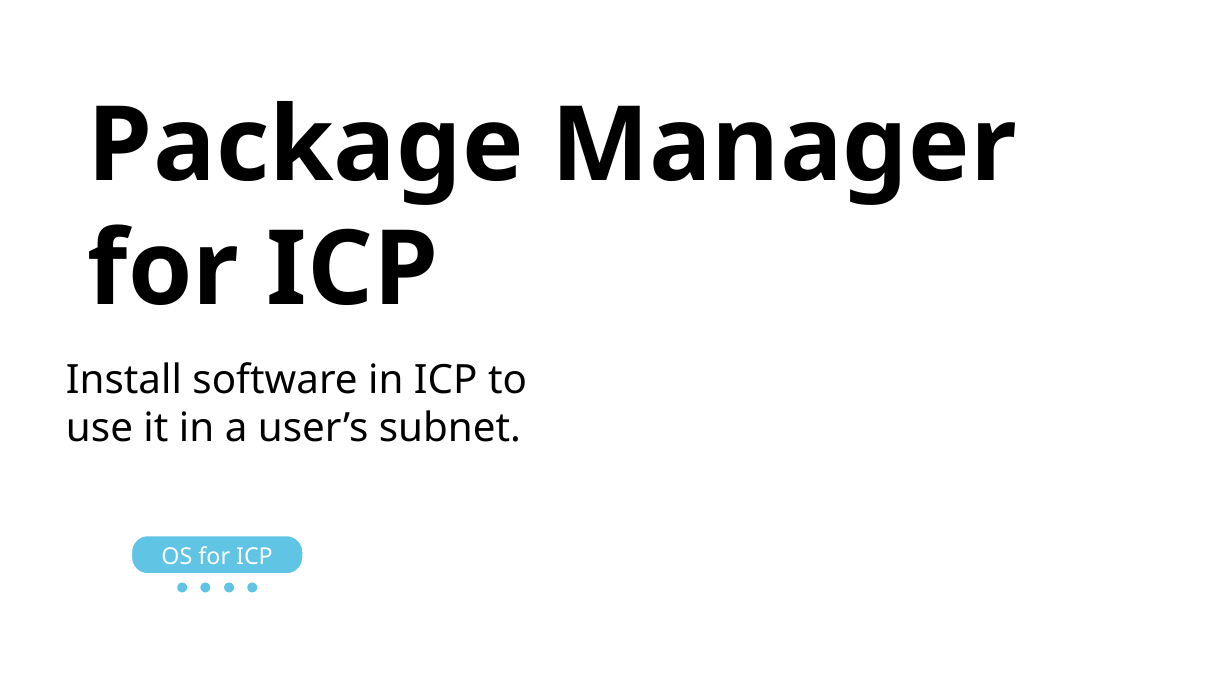
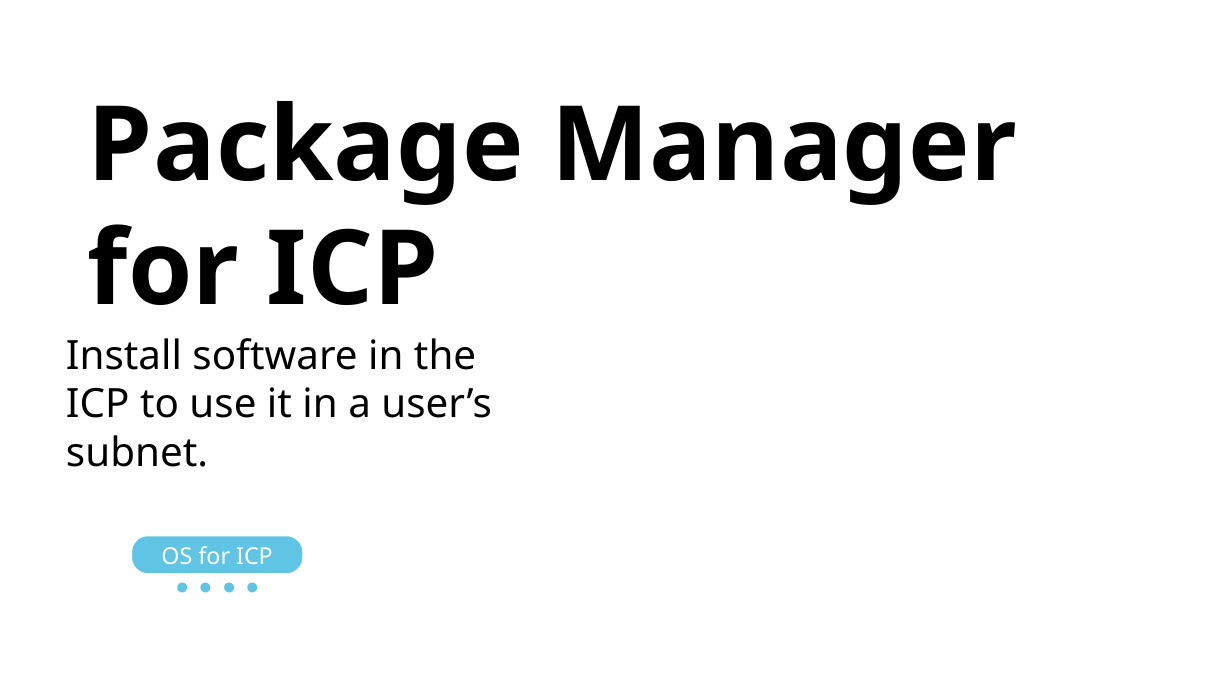
Before and after one commit to vporton/icp-package-manager, a slide deck: slide 1 of docs/presentation.odp. Drawn at 1232x693 pixels with LibreOffice and Linux fonts; fonts in the diff are those of the drawing; background and template pictures are left out. Boxes give left, top, right and bottom in pixels: in the first picture for what was removed or moved away, otherwise in the second. Text is boxed around its words. In the diff, an @@ line names an element or a change of style, - is before the commit and + after.

```diff
--- a/docs/presentation.odp
+++ b/docs/presentation.odp
@@ title at <box>66,338,491,467</box>: text changed @@
-Install software in ICP to use it in a user’s subnet.
+Install software in the ICP to use it in a user’s subnet.
```
Also in this commit, not shown: 9 other slides changed.
